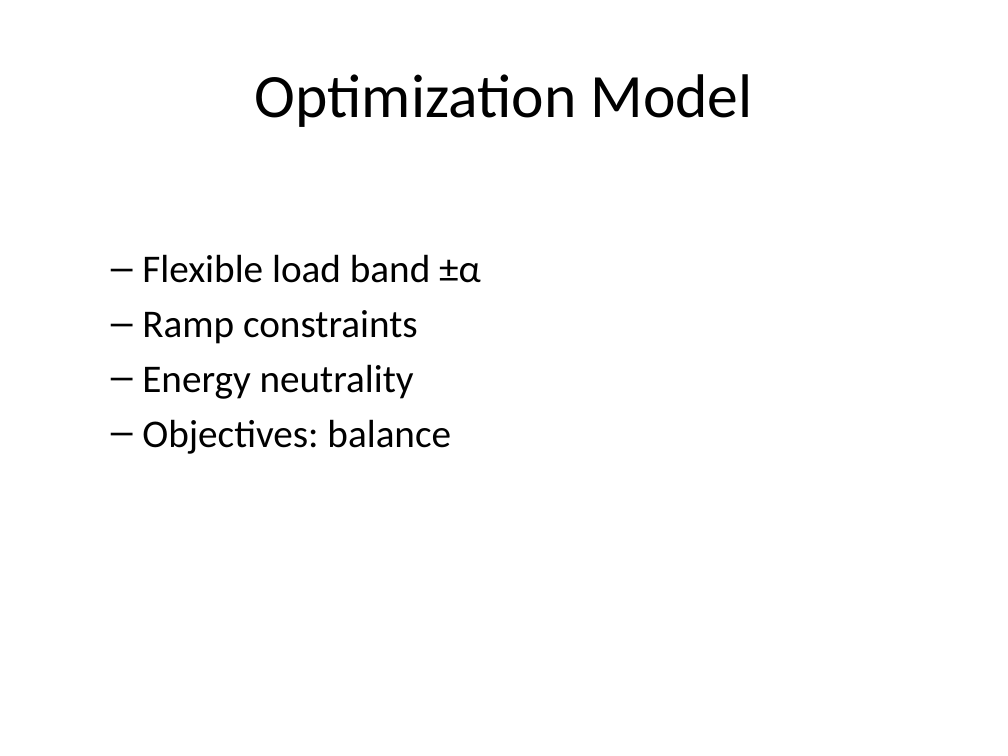
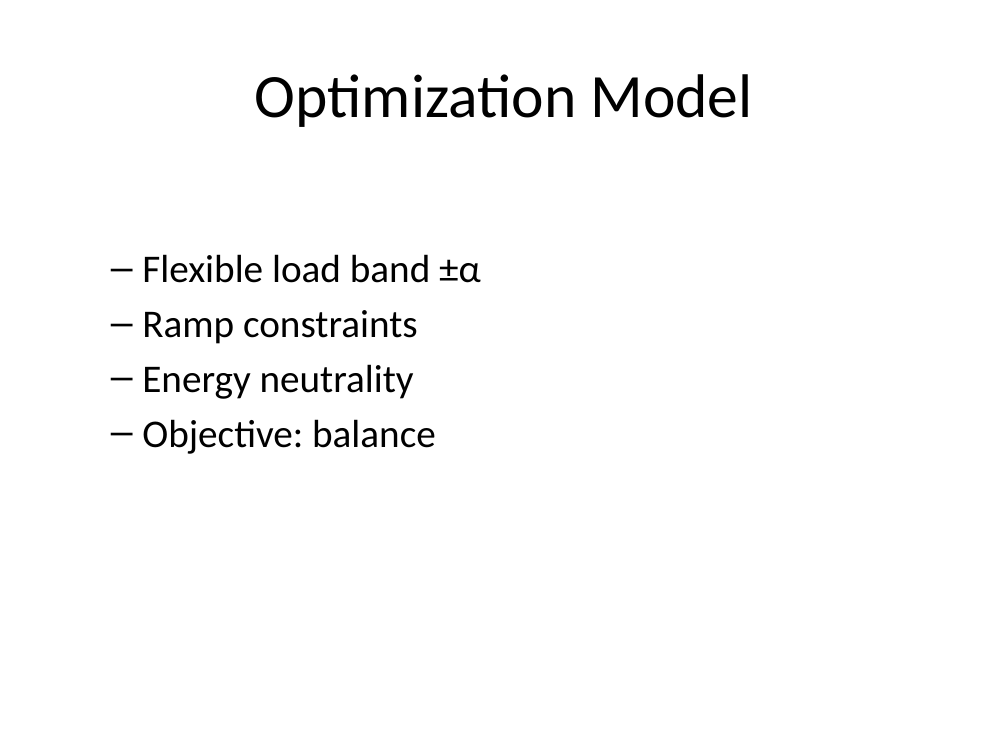
Before and after one commit to RFAedu/EECE6370_Report002, a slide deck: slide 8 of Report002_Presentation.pptx. Drawn at 1008x756 pixels with LibreOffice and Linux fonts; fonts in the diff are those of the drawing; background and template pictures are left out. Boxes give left, top, right and bottom in pixels: in the first picture for what was removed or moved away, otherwise in the second. Text is boxed around its words. In the diff, an @@ line names an element or a change of style, - is before the commit and + after.

```diff
--- a/Report002_Presentation.pptx
+++ b/Report002_Presentation.pptx
@@ text at (142, 419, 436, 454): text changed @@
-  – Objectives: balance
+  – Objective: balance
```
Also in this commit, not shown: 3 other slides changed, 1 slide added.
